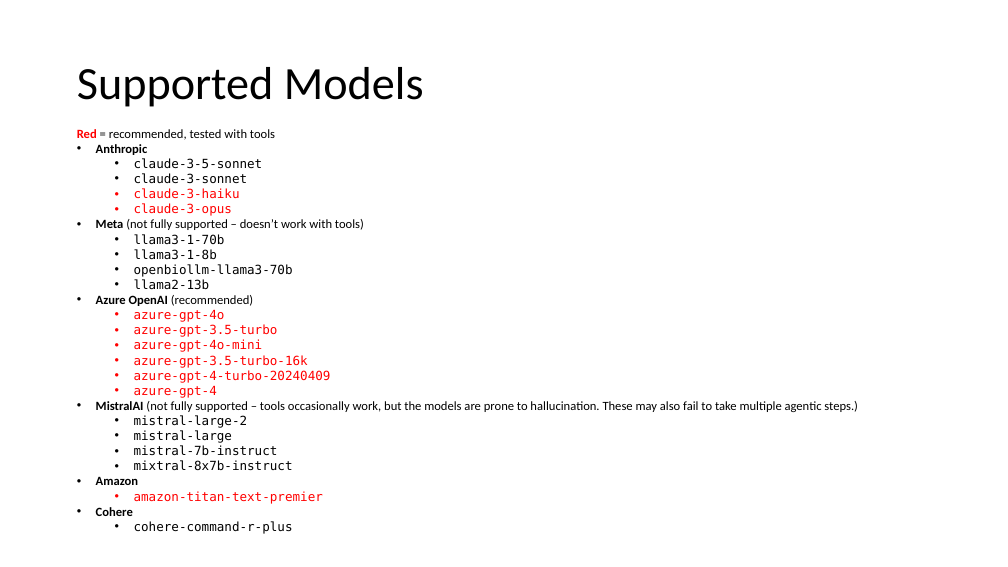
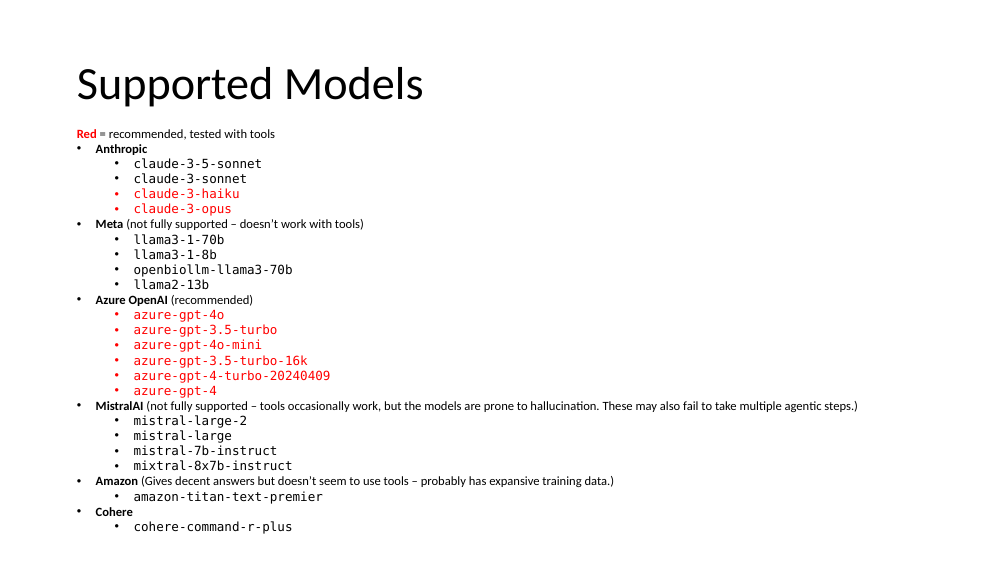
Before and after one commit to NIEHS/ToxPipe, a slide deck: slide 6 of ToxPipe API Guide.pptx. Drawn at 1008x567 pixels with LibreOffice and Linux fonts; fonts in the diff are those of the drawing. Boxes give left, top, right and bottom in pixels: in the first picture for what was removed or moved away, otherwise in the second. Text is boxed around its words. In the diff, an @@ line names an element or a change of style, - is before the commit and + after.

```diff
--- a/ToxPipe API Guide.pptx
+++ b/ToxPipe API Guide.pptx
@@ text at (x1=96, y1=476, x2=615, y2=487): text changed; bold off @@
-• Amazon
+• Amazon (Gives decent answers but doesn’t seem to use tools – probably has expansive training data.)
@@ text at (x1=134, y1=491, x2=323, y2=504): text colour #FF0000 to #000000 in "amazon-titan-text-premier" @@
```
Also in this commit, not shown: 1 other file.
